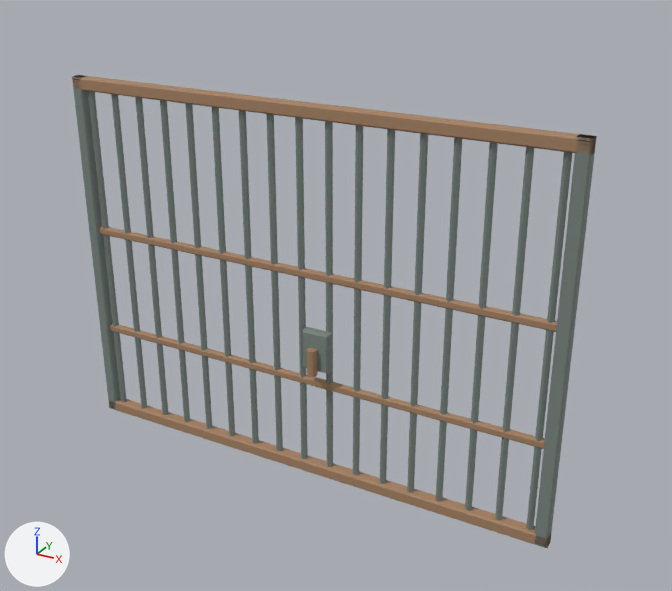
The FBX model Assets/Resources/CombatWarehouse/Gate.fbx: old version first, new version second.
Camera for both pictures: a 50 mm lens placed at (3.33, -5.52, 4.37), pointed at (0.28, 0.02, 1.59). Every picture has the same lights, and +X, +Y and +Z are marked at lower left. The picture after the commit comes second. Objects named as collision shapes, trigger or cutter boxes, shadow casters or lower levels of detail are left out. Where no turn or scale is listed for an object, it has been applied to the vertices.

The first picture shows 'GateCrossbars__Rust', 'GateFrame__Rust', 'GateFrame__Steel', 'Latch__Rust', 'Latch__Steel', 'VerticalBars__Steel'.
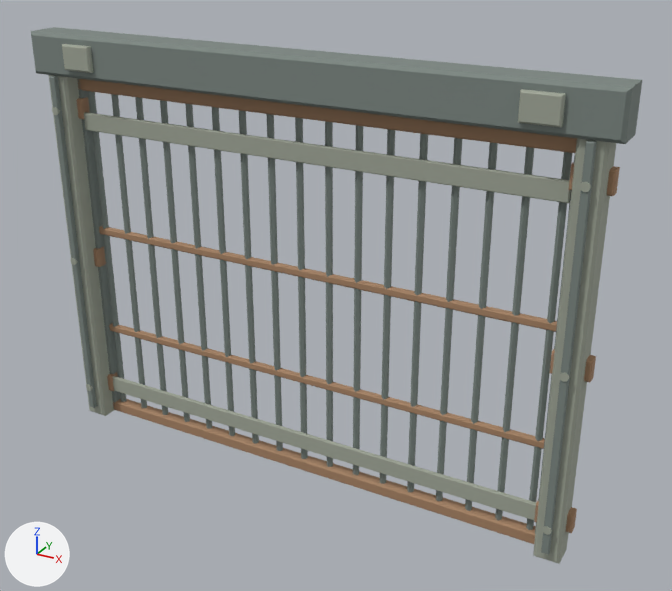
Boxes (x1, y1, x2, y2) around the edits, measured in the pictures (672 x 591 px):
'DriveHeader__Steel', added: after (31, 27, 642, 144)
'LeafBands__WornSteel', added: after (84, 112, 571, 520)
'LiftGuides__WornSteel', added: after (49, 75, 616, 564)
'GuideSlots__Steel', added: after (49, 76, 597, 555)
'ShaftBearings__WornSteel', added: after (62, 44, 566, 127)
'GuideMounts__Rust', added: after (76, 97, 620, 533)
'Latch__Steel', deleted: before (303, 327, 332, 374)
'GuideBolts__WornSteel', added: after (52, 107, 591, 535)
'Latch__Rust', deleted: before (307, 348, 317, 377)
'GateFrame__Steel', unchanged, covered by the edit: before (72, 75, 596, 548); after (77, 78, 575, 533)

The change in detail:
Material 'Fair_WornSteel' (mat_fair_wornsteel) is new.
Its base color is (0.36, 0.39, 0.32) (grey #a2a899).
Its roughness is 0.8.
Mesh me_gate_shaftbearings__wornsteel is new.
It has 32 vertices, 28 faces and spans x -1.91..1.91, y -0.26..-0.2, z 3.1..3.28.
It uses material mat_fair_wornsteel (grey #a2a899).
Mesh me_gate_driveheader__steel is new.
It has 16 vertices, 14 faces and spans x -2.27..2.27, y -0.22..0.08, z 3.03..3.35.
It uses material mat_fair_steel (grey #7c8681).
Mesh me_gate_liftguides__wornsteel is new.
It has 32 vertices, 28 faces and spans x -2.18..2.18, y -0.18..0.04, z 0.0..3.12.
It uses material mat_fair_wornsteel (grey #a2a899).
Mesh me_gate_leafbands__wornsteel is new.
It has 32 vertices, 28 faces and spans x -1.95..1.95, y -0.06..-0.03, z 0.22..2.73.
It uses material mat_fair_wornsteel (grey #a2a899).
Mesh me_gate_guidebolts__wornsteel is new.
It is an 8-sided cylinder along y spanning x -2.11..-2.05, y -0.23..-0.21, z 0.27..0.33; an 8-sided cylinder along y spanning x -2.11..-2.05, y -0.23..-0.21, z 1.47..1.53; an 8-sided cylinder along y spanning x -2.11..-2.05, y -0.23..-0.21, z 2.73..2.79; an 8-sided cylinder along y spanning x 2.05..2.11, y -0.23..-0.21, z 0.27..0.33; an 8-sided cylinder along y spanning x 2.05..2.11, y -0.23..-0.21, z 1.47..1.53; an 8-sided cylinder along y spanning x 2.05..2.11, y -0.23..-0.21, z 2.73..2.79.
It uses material mat_fair_wornsteel (grey #a2a899).
Mesh me_gate_guideslots__steel is new.
It has 32 vertices, 28 faces and spans x -2.11..2.11, y -0.22..-0.18, z 0.1..3.02.
It uses material mat_fair_steel (grey #7c8681).
Mesh me_gate_guidemounts__rust is new.
It has 96 vertices, 84 faces and spans x -2.21..2.21, y -0.08..0.02, z 0.22..2.84.
It uses material mat_fair_rust (brown #a88465).
Object 'Latch__Steel' (ob_latch__steel) is deleted.
Object 'Latch__Rust' (ob_latch__rust) is deleted.
Object 'ShaftBearings__WornSteel' (ob_shaftbearings__wornsteel) is new; it shows me_gate_shaftbearings__wornsteel.
Its location is (0.0, 0.0, 0.0).
Object 'DriveHeader__Steel' (ob_driveheader__steel) is new; it shows me_gate_driveheader__steel.
Its location is (0.0, 0.0, 0.0).
Object 'LiftGuides__WornSteel' (ob_liftguides__wornsteel) is new; it shows me_gate_liftguides__wornsteel.
Its location is (0.0, 0.0, 0.0).
Object 'LeafBands__WornSteel' (ob_leafbands__wornsteel) is new; it shows me_gate_leafbands__wornsteel.
Its location is (0.0, 0.0, 0.0).
Object 'GuideBolts__WornSteel' (ob_guidebolts__wornsteel) is new; it shows me_gate_guidebolts__wornsteel.
Its location is (0.0, 0.0, 0.0).
Object 'GuideSlots__Steel' (ob_guideslots__steel) is new; it shows me_gate_guideslots__steel.
Its location is (0.0, 0.0, 0.0).
Object 'GuideMounts__Rust' (ob_guidemounts__rust) is new; it shows me_gate_guidemounts__rust.
Its location is (0.0, 0.0, 0.0).
